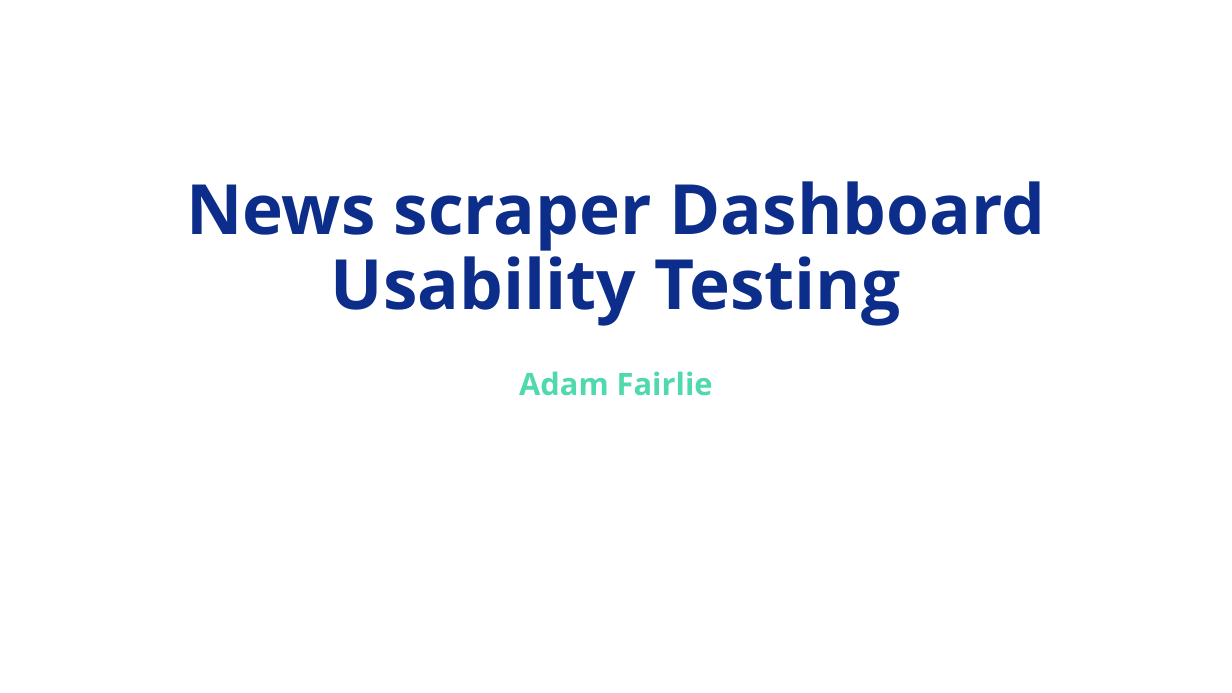
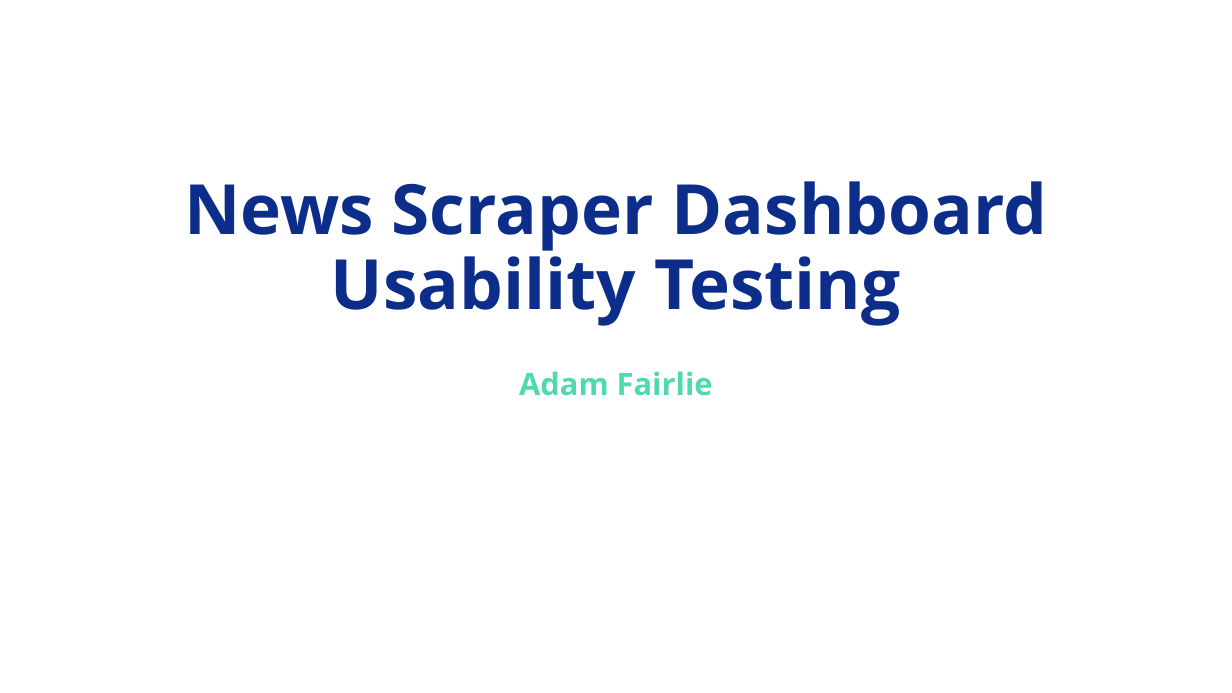
Before and after one commit to Adamanatite/nlp-global-news-monitor, a slide deck: slide 1 of research/Usability Testing Presentation.pptx. Drawn at 1232x693 pixels with LibreOffice and Linux fonts; fonts in the diff are those of the drawing. Boxes give left, top, right and bottom in pixels: in the first picture for what was removed or moved away, otherwise in the second. Text is boxed around its words. In the diff, an @@ line names an element or a change of style, - is before the commit and + after.

Commit message:
Updated dashboard and presentation

```diff
--- a/research/Usability Testing Presentation.pptx
+++ b/research/Usability Testing Presentation.pptx
@@ title at [184, 181, 1048, 326]: text changed @@
-News scraper Dashboard Usability Testing
+News Scraper Dashboard Usability Testing
```
Also in this commit, not shown: 1 other slide changed, 2 other files.
